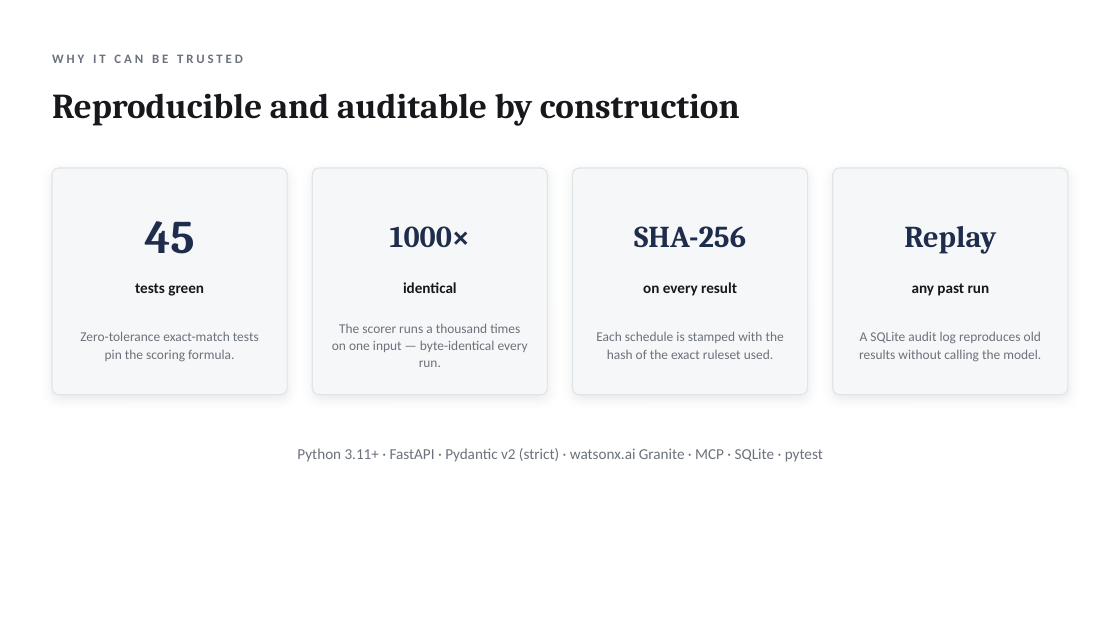
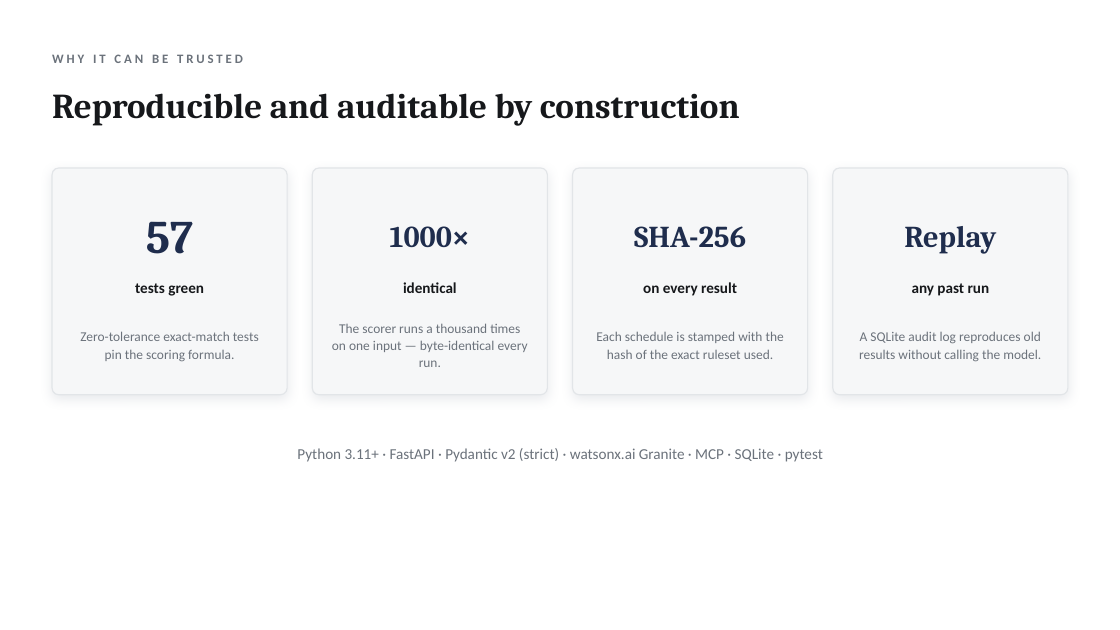
Before and after one commit to raykon6/bob-ai-hackathon-reaver, a slide deck: slide 7 of presentation/slides.pptx. Drawn at 1120x630 pixels with LibreOffice and Linux fonts; fonts in the diff are those of the drawing. Boxes give left, top, right and bottom in pixels: in the first picture for what was removed or moved away, otherwise in the second. Text is boxed around its words. In the diff, an @@ line names an element or a change of style, - is before the commit and + after.

```diff
--- a/presentation/slides.pptx
+++ b/presentation/slides.pptx
@@ text at [146, 221, 193, 254]: text changed @@
-45
+57
```
Also in this commit, not shown: 13 other files.
